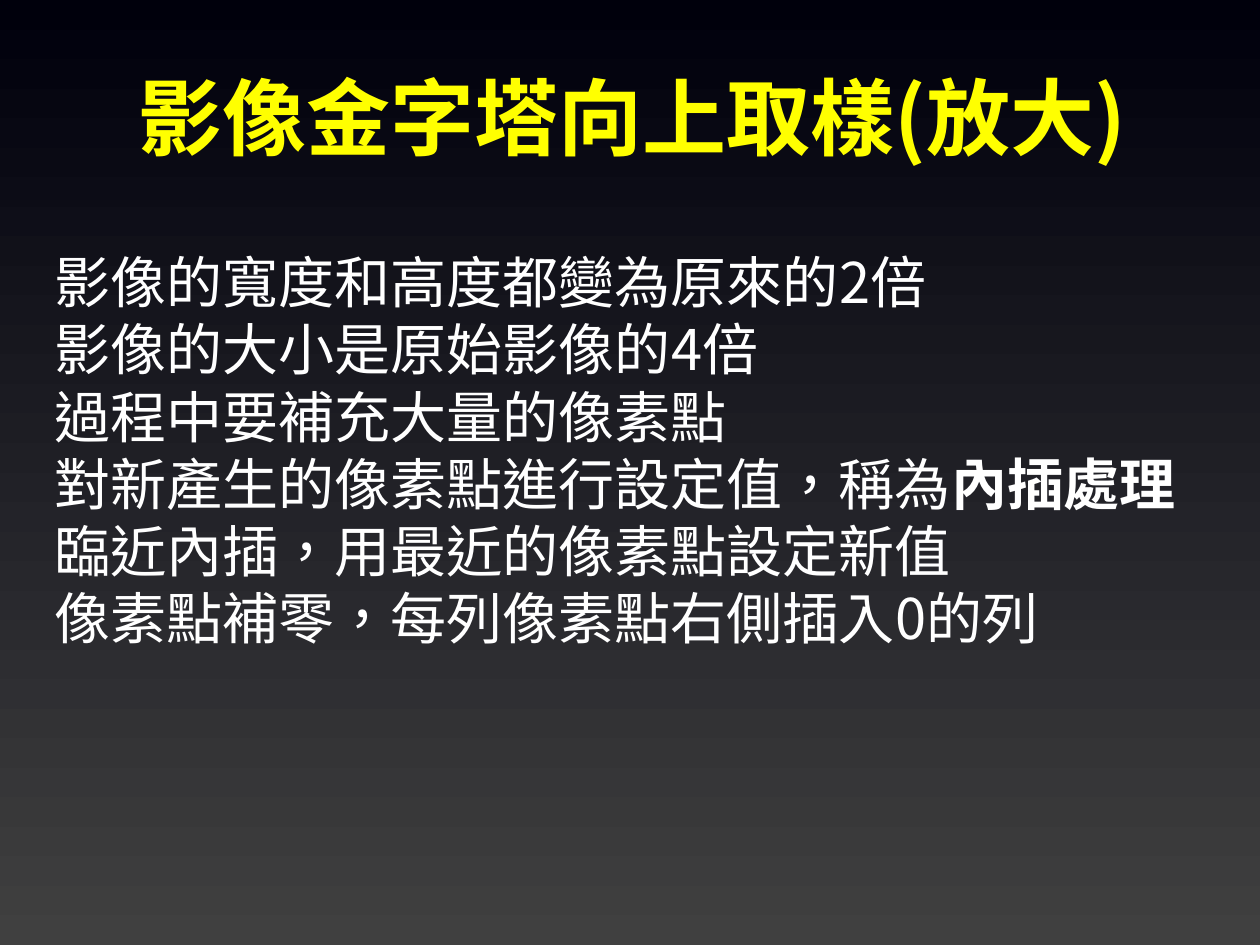
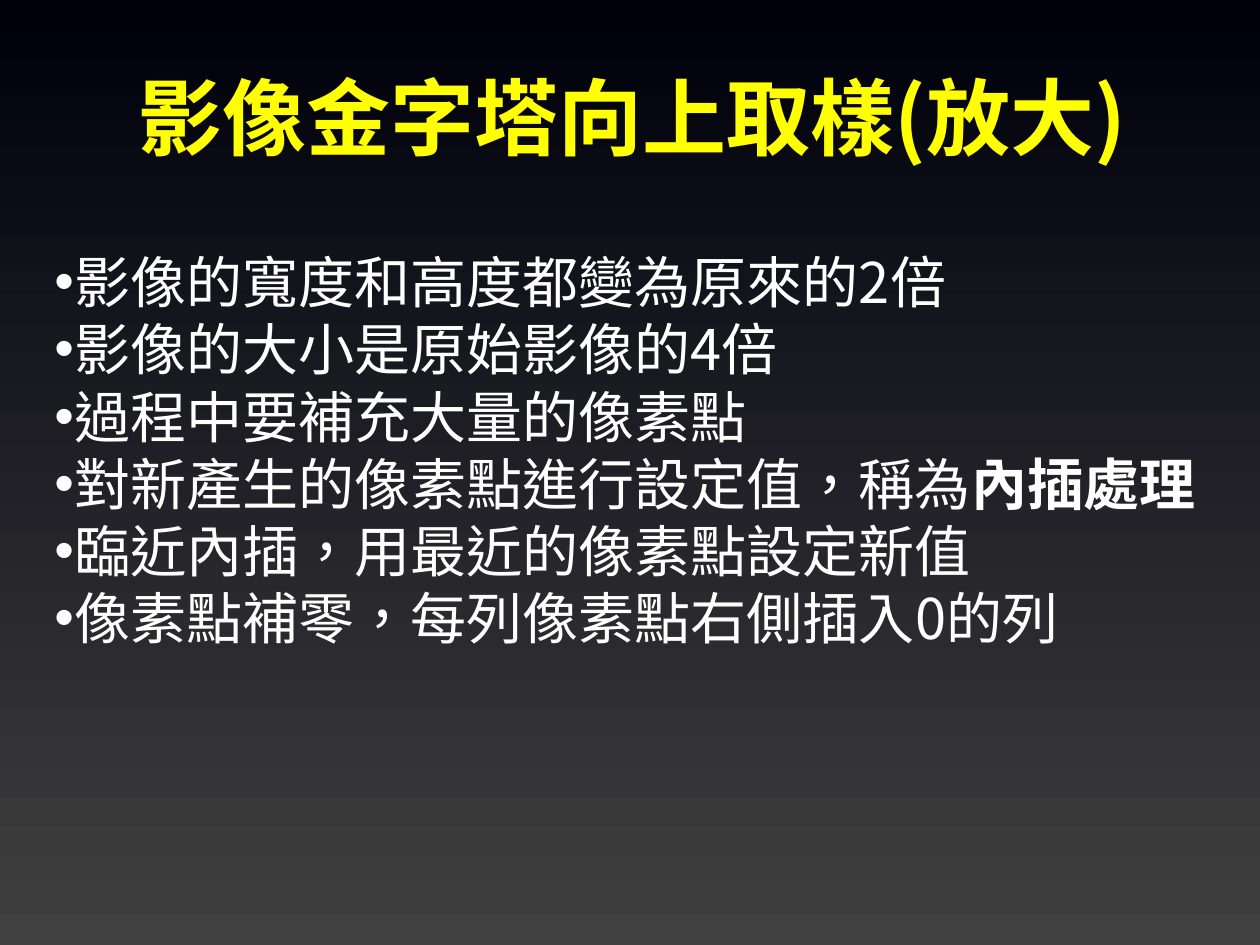
Before and after one commit to joshhu/must_opencv, a slide deck: slide 29 of Slides/05. OpenCV影像處理(進階).pptx. Drawn at 1260x945 pixels with LibreOffice and Linux fonts; fonts in the diff are those of the drawing. Boxes give left, top, right and bottom in pixels: in the first picture for what was removed or moved away, otherwise in the second. Text is boxed around its words. In the diff, an @@ line names an element or a change of style, - is before the commit and + after.

```diff
--- a/Slides/05. OpenCV影像處理(進階).pptx
+++ b/Slides/05. OpenCV影像處理(進階).pptx
@@ text "影像的寬度和高度都變為原來的2倍" at [74, 255, 1195, 644]: bullet none to • @@
```
Also in this commit, not shown: 6 other slides changed, 2 other files.
